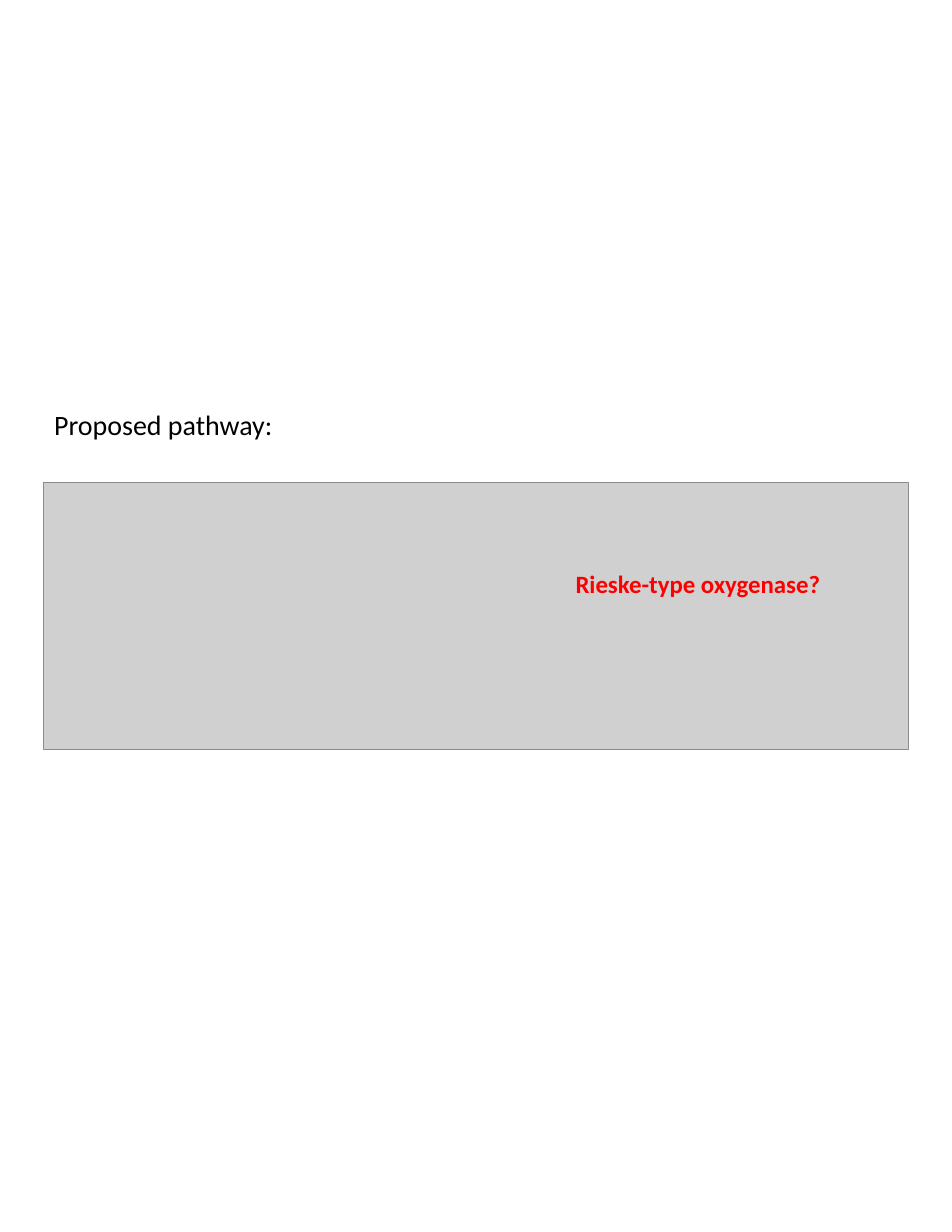
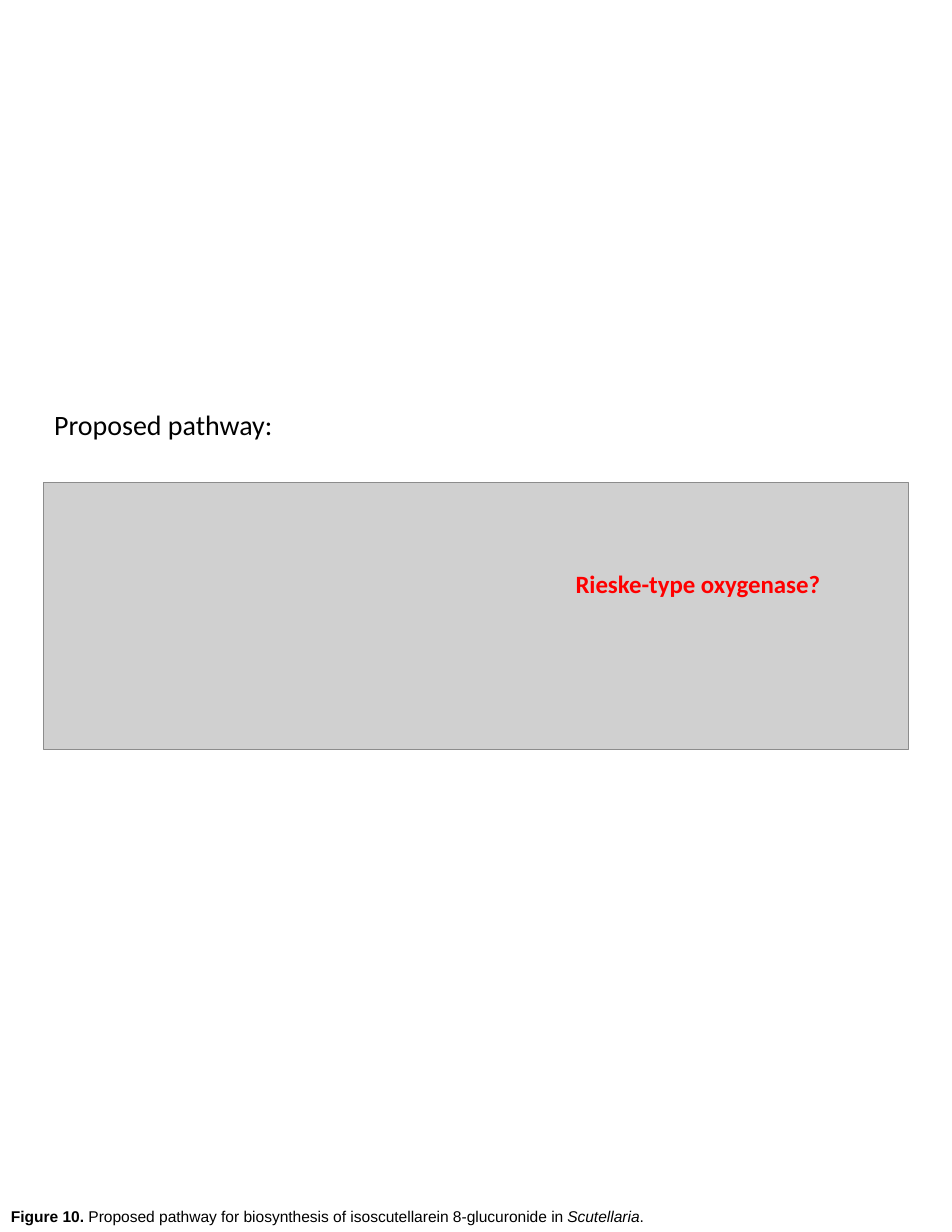
Before and after one commit to bryceaskey/scutellariaMetabolites, a slide deck: slide 10 of figures/manuscript/isoscutellarin/figure_legend.pptx (slide 16 before the commit). Drawn at 952x1232 pixels with LibreOffice and Linux fonts; fonts in the diff are those of the drawing; grey boxes stand for pictures. Boxes give left, top, right and bottom in pixels: in the first picture for what was removed or moved away, otherwise in the second. Text is boxed around its words. In the diff, an @@ line names an element or a change of style, - is before the commit and + after.

```diff
--- a/figures/manuscript/isoscutellarin/figure_legend.pptx
+++ b/figures/manuscript/isoscutellarin/figure_legend.pptx
@@ text added at (x1=11, y1=1210, x2=644, y2=1226), 10 pt, text #000000 @@
+Figure 10. Proposed pathway for biosynthesis of isoscutellarein 8-glucuronide in Scutellaria.
```
Also in this commit, not shown: 4 other slides changed, 4 slides added, 10 slides removed, 4 other files.
